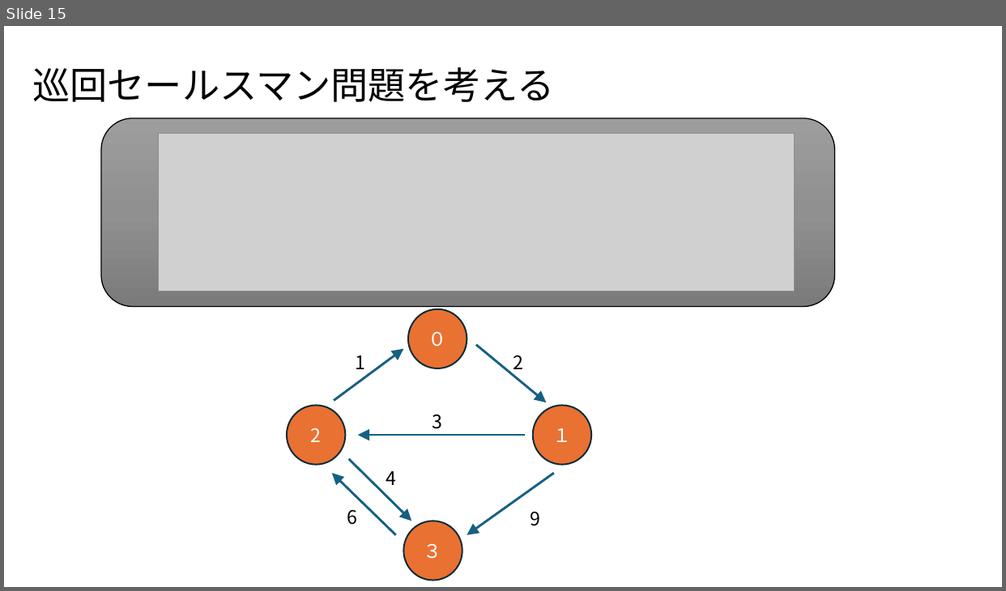
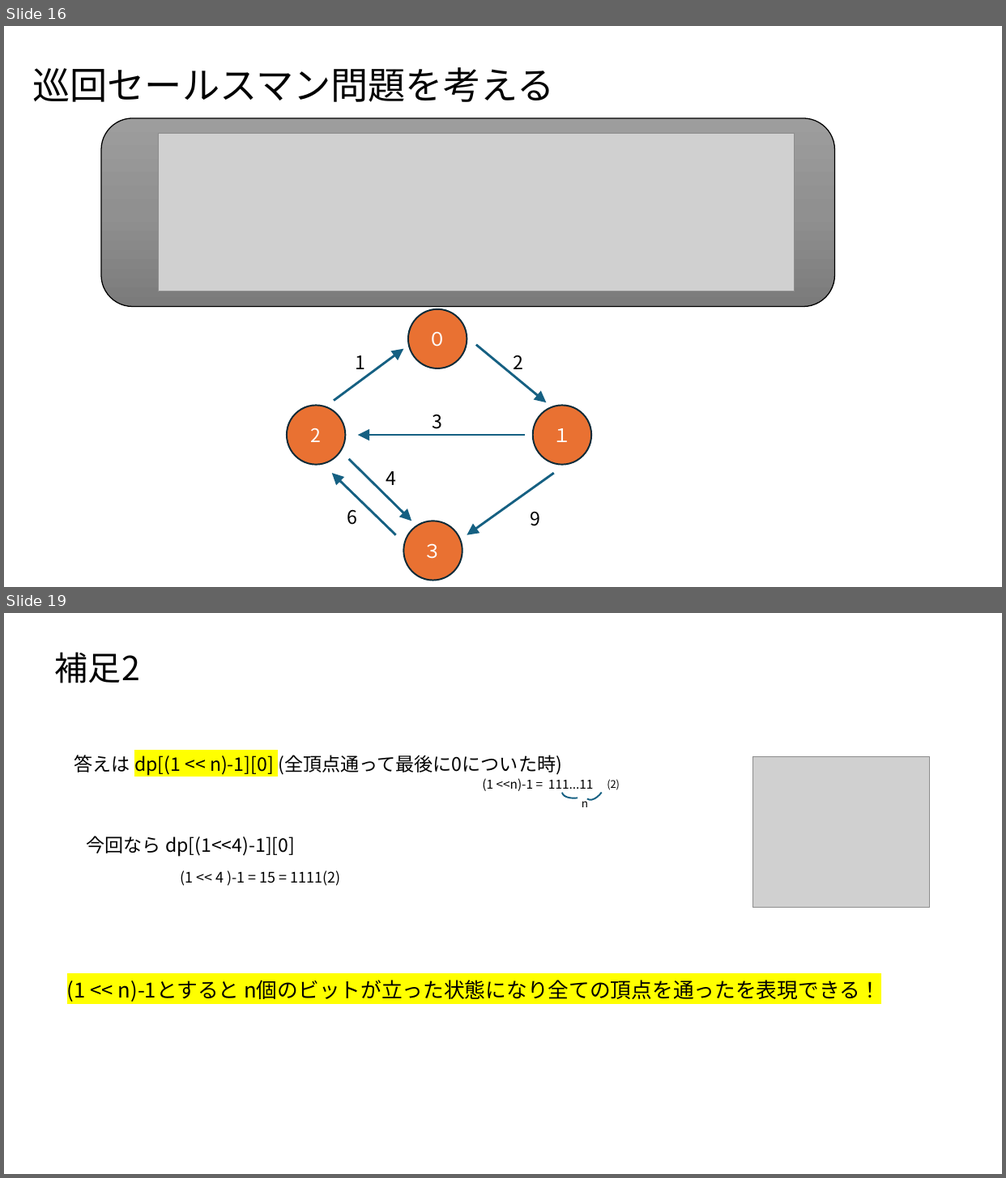
Before and after one commit to triC-tmu/workshop_2024, a slide deck: 20240331_bit全探索_bitDP/bit全探索_bitDP.pptx. Shown one above the other, each under a label of ours: slide 15 before the commit, slides 16 and 19 after it; the slides between them are not shown. The pictures are 1006x591 and 1006x1178 pixels, drawn with LibreOffice and Linux fonts; fonts in the diff are those of the drawing; grey boxes stand for pictures. Boxes give left, top, right and bottom in pixels: in the first picture for what was removed or moved away, otherwise in the second. Text is boxed around its words. In the diff, an @@ line names an element or a change of style, - is before the commit and + after.

```diff
--- a/20240331_bit全探索_bitDP/bit全探索_bitDP.pptx
+++ b/20240331_bit全探索_bitDP/bit全探索_bitDP.pptx
@@ slide 19 added at <box>4,613,1002,1174</box>, background #FFFFFF @@
@@ text added at <box>55,652,140,683</box>, 32 pt, text #000000 @@
+補足2
@@ text added at <box>74,755,562,776</box>, 18 pt, text #000000 @@
+答えは dp[(1 << n)-1][0] (全頂点通って最後に0についた時)
@@ picture added at <box>752,756,930,908</box> @@
@@ text added at <box>482,778,594,791</box>, 12 pt, text #000000 @@
+(1 <<n)-1 = 111...11
@@ arc (boxed as its full ellipse) added at <box>560,781,592,800</box>, outline #156082 1.5 pt @@
@@ arc (boxed as its full ellipse) added at <box>582,771,611,803</box>, outline #156082 1.5 pt @@
@@ text added at <box>607,779,620,790</box>, 10 pt, text #000000 @@
+(2)
@@ text added at <box>582,798,588,807</box>, 10.5 pt, text #000000 @@
+n
@@ text added at <box>86,836,295,857</box>, 18 pt, text #000000 @@
+今回なら dp[(1<<4)-1][0]
@@ text added at <box>180,871,341,886</box>, 14 pt, text #000000 @@
+(1 << 4 )-1 = 15 = 1111(2)
@@ text added at <box>67,980,880,1002</box>, 20 pt, text #000000 @@
+(1 << n)-1とすると n個のビットが立った状態になり全ての頂点を通ったを表現できる！
@@ what was slide 15 is now slide 16 @@
```
Also in this commit, not shown: 6 slides changed, 19 other slides added, 1 other file.
